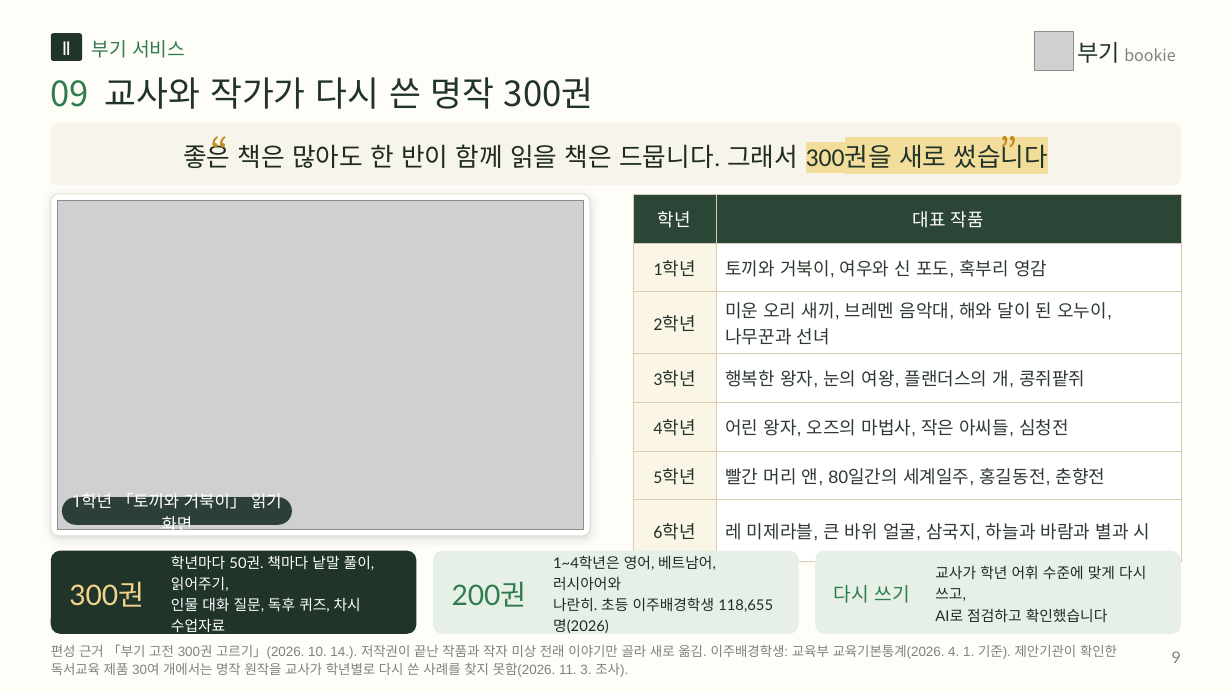
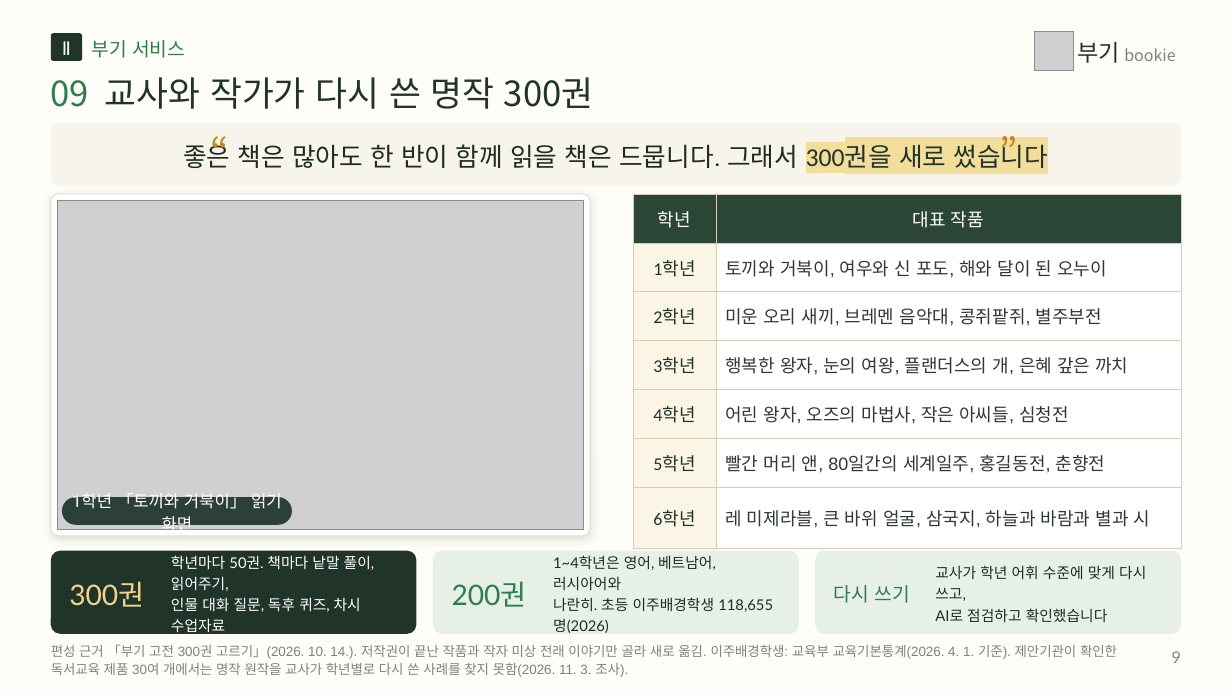
Before and after one commit to legoschool/bookie-test, a slide deck: slide 9 of promo/dl/proposal/bookie-proposal-short-20p.pptx. Drawn at 1232x693 pixels with LibreOffice and Linux fonts; fonts in the diff are those of the drawing; grey boxes stand for pictures. Boxes give left, top, right and bottom in pixels: in the first picture for what was removed or moved away, otherwise in the second. Text is boxed around its words. In the diff, an @@ line names an element or a change of style, - is before the commit and + after.

```diff
--- a/promo/dl/proposal/bookie-proposal-short-20p.pptx
+++ b/promo/dl/proposal/bookie-proposal-short-20p.pptx
@@ table at (633,194,1181,532) @@
-row 2, column 2: 토끼와 거북이, 여우와 신 포도, 혹부리 영감
+row 2, column 2: 토끼와 거북이, 여우와 신 포도, 해와 달이 된 오누이
-row 3, column 2: 미운 오리 새끼, 브레멘 음악대, 해와 달이 된 오누이, 나무꾼과 선녀
+row 3, column 2: 미운 오리 새끼, 브레멘 음악대, 콩쥐팥쥐, 별주부전
-row 4, column 2: 행복한 왕자, 눈의 여왕, 플랜더스의 개, 콩쥐팥쥐
+row 4, column 2: 행복한 왕자, 눈의 여왕, 플랜더스의 개, 은혜 갚은 까치
```
Also in this commit, not shown: 9 other slides changed, 42 other files.
